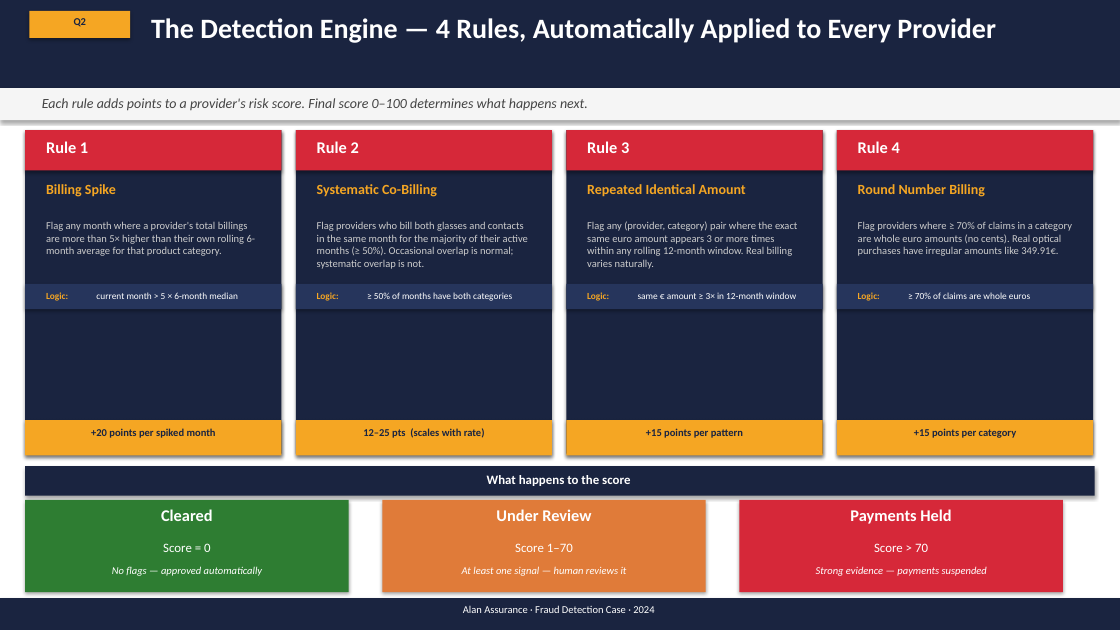
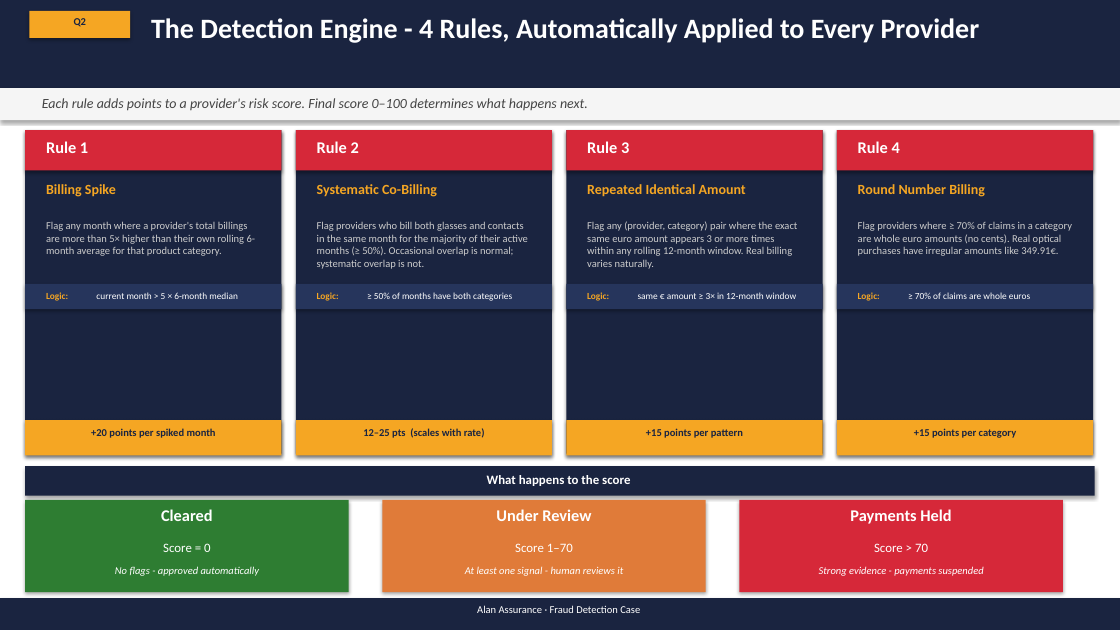
Before and after one commit to MaxwellM34/InsuranceFraudDetection, a slide deck: slide 10 of fraud_ops_presentation_updated.pptx. Drawn at 1120x630 pixels with LibreOffice and Linux fonts; fonts in the diff are those of the drawing. Boxes give left, top, right and bottom in pixels: in the first picture for what was removed or moved away, otherwise in the second. Text is boxed around its words. In the diff, an @@ line names an element or a change of style, - is before the commit and + after.

```diff
--- a/fraud_ops_presentation_updated.pptx
+++ b/fraud_ops_presentation_updated.pptx
@@ text at (151,18,980,43): text changed @@
-The Detection Engine — 4 Rules, Automatically Applied to Every Provider
+The Detection Engine - 4 Rules, Automatically Applied to Every Provider
@@ text at (115,566,259,576): text changed @@
-No flags — approved automatically
+No flags - approved automatically
@@ text at (465,566,623,576): text changed @@
-At least one signal — human reviews it
+At least one signal - human reviews it
@@ text at (819,566,983,576): text changed @@
-Strong evidence — payments suspended
+Strong evidence - payments suspended
@@ text at (477,605,640,613): text changed @@
-Alan Assurance · Fraud Detection Case · 2024
+Alan Assurance · Fraud Detection Case
```
Also in this commit, not shown: 13 other slides changed, 1 slide added, 1 slide removed, 1 other file.
